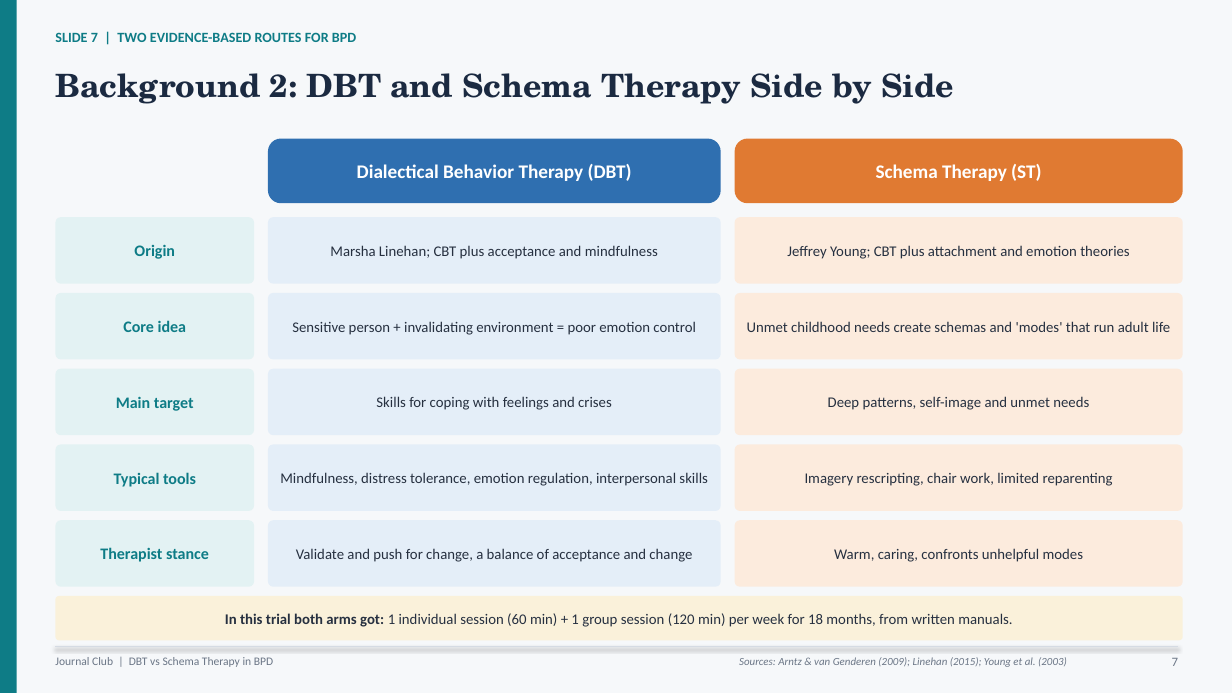
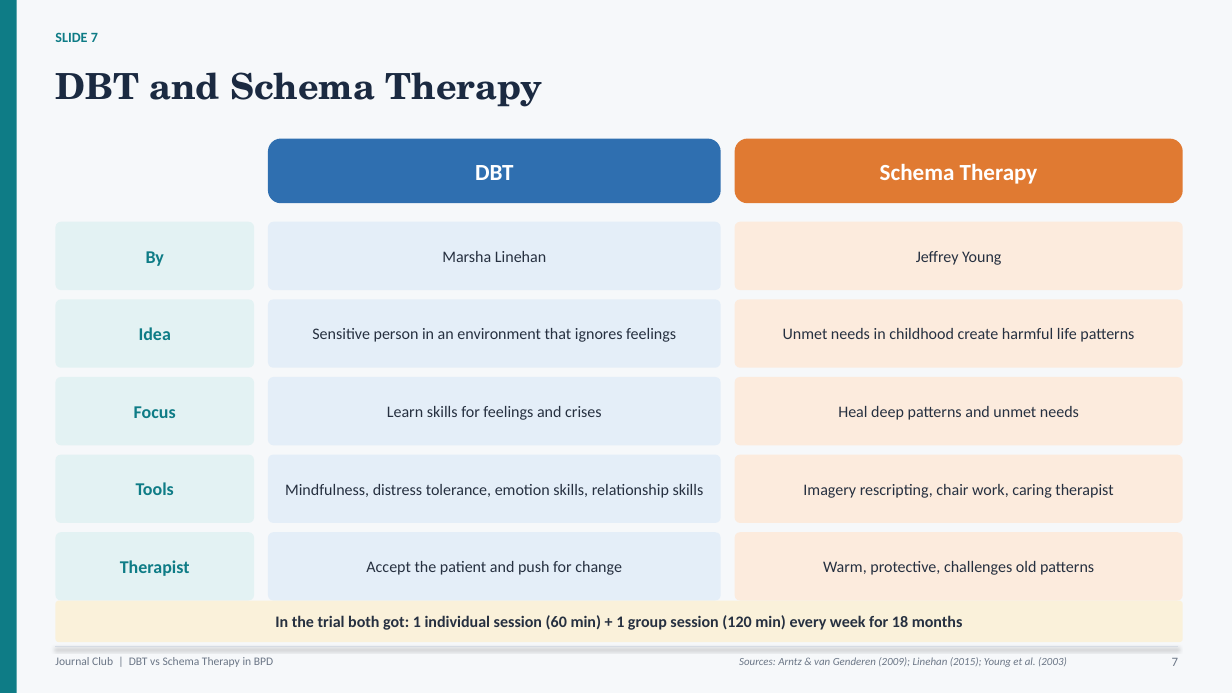
Before and after one commit to tejasdangodra786-byte/Dango-kiro, a slide deck: slide 7 of DBT_vs_Schema_Therapy_BPD_JournalClub.pptx. Drawn at 1232x693 pixels with LibreOffice and Linux fonts; fonts in the diff are those of the drawing. Boxes give left, top, right and bottom in pixels: in the first picture for what was removed or moved away, otherwise in the second. Text is boxed around its words. In the diff, an @@ line names an element or a change of style, - is before the commit and + after.

```diff
--- a/DBT_vs_Schema_Therapy_BPD_JournalClub.pptx
+++ b/DBT_vs_Schema_Therapy_BPD_JournalClub.pptx
@@ text at (x1=55, y1=32, x2=98, y2=42): text changed @@
-SLIDE 7 | TWO EVIDENCE-BASED ROUTES FOR BPD
+SLIDE 7
@@ text at (x1=55, y1=72, x2=543, y2=107): text changed; size 25 to 28 pt @@
-Background 2: DBT and Schema Therapy Side by Side
+DBT and Schema Therapy
@@ text in rounded rectangle at (x1=475, y1=165, x2=513, y2=180): text changed; size 15 to 18 pt @@
-Dialectical Behavior Therapy (DBT)
+DBT
@@ text in rounded rectangle at (x1=880, y1=163, x2=1038, y2=184): text changed; size 15 to 18 pt @@
-Schema Therapy (ST)
+Schema Therapy
@@ rounded rectangle removed at (x1=55, y1=217, x2=254, y2=284) @@
-Origin
@@ rounded rectangle added at (x1=55, y1=222, x2=254, y2=290), fill #E3F2F3, 14 pt, text #0E7C86, bold @@
+By
@@ text in rounded rectangle at (x1=442, y1=251, x2=546, y2=262): text changed; size 11.5 to 12.5 pt @@
-Marsha Linehan; CBT plus acceptance and mindfulness
+Marsha Linehan
@@ text in rounded rectangle at (x1=916, y1=251, x2=1001, y2=265): text changed; size 11.5 to 12.5 pt @@
-Jeffrey Young; CBT plus attachment and emotion theories
+Jeffrey Young
@@ 6 rounded rectangles moved together from (x1=55, y1=217, x2=1183, y2=640) to (x1=55, y1=222, x2=1183, y2=642) @@
@@ text in rounded rectangle at (x1=139, y1=327, x2=171, y2=340): text changed; size 12.5 to 14 pt @@
-Core idea
+Idea
@@ text in rounded rectangle at (x1=312, y1=328, x2=676, y2=342): text changed; size 11.5 to 12.5 pt @@
-Sensitive person + invalidating environment = poor emotion control
+Sensitive person in an environment that ignores feelings
@@ text in rounded rectangle at (x1=783, y1=328, x2=1134, y2=342): text changed; size 11.5 to 12.5 pt @@
-Unmet childhood needs create schemas and 'modes' that run adult life
+Unmet needs in childhood create harmful life patterns
@@ rounded rectangle removed at (x1=55, y1=369, x2=254, y2=435) @@
-Main target
@@ rounded rectangle added at (x1=55, y1=377, x2=254, y2=445), fill #E3F2F3, 14 pt, text #0E7C86, bold @@
+Focus
@@ text in rounded rectangle at (x1=387, y1=406, x2=602, y2=420): text changed; size 11.5 to 12.5 pt @@
-Skills for coping with feelings and crises
+Learn skills for feelings and crises
@@ text in rounded rectangle at (x1=838, y1=406, x2=1079, y2=420): text changed; size 11.5 to 12.5 pt @@
-Deep patterns, self-image and unmet needs
+Heal deep patterns and unmet needs
@@ text in rounded rectangle at (x1=136, y1=482, x2=174, y2=495): text changed; size 12.5 to 14 pt @@
-Typical tools
+Tools
@@ text in rounded rectangle at (x1=285, y1=484, x2=704, y2=498): text changed; size 11.5 to 12.5 pt @@
-Mindfulness, distress tolerance, emotion regulation, interpersonal skills
+Mindfulness, distress tolerance, emotion skills, relationship skills
@@ text in rounded rectangle at (x1=803, y1=484, x2=1113, y2=498): text changed; size 11.5 to 12.5 pt @@
-Imagery rescripting, chair work, limited reparenting
+Imagery rescripting, chair work, caring therapist
@@ 8 rounded rectangles moved together from (x1=55, y1=369, x2=1183, y2=587) to (x1=55, y1=377, x2=1183, y2=601) @@
@@ text in rounded rectangle at (x1=120, y1=560, x2=190, y2=576): text changed; size 12.5 to 14 pt @@
-Therapist stance
+Therapist
@@ text in rounded rectangle at (x1=366, y1=561, x2=622, y2=575): text changed; size 11.5 to 12.5 pt @@
-Validate and push for change, a balance of acceptance and change
+Accept the patient and push for change
@@ text in rounded rectangle at (x1=823, y1=561, x2=1094, y2=575): text changed; size 11.5 to 12.5 pt @@
-Warm, caring, confronts unhelpful modes
+Warm, protective, challenges old patterns
@@ text in rounded rectangle at (x1=275, y1=615, x2=963, y2=630): text changed; size 11.5 to 12.5 pt; bold on @@
-In this trial both arms got: 1 individual session (60 min) + 1 group session (120 min) per week for 18 months, from written manuals.
+In the trial both got: 1 individual session (60 min) + 1 group session (120 min) every week for 18 months
```
Also in this commit, not shown: 35 other slides changed.
